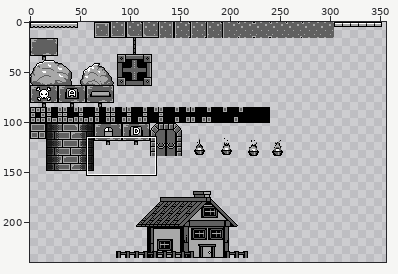
Sprite sheet: Assets/Art/Scenario/Tileset_tiles.png. The picture above shows the old version from afar; the outline marks the close-up.
Close-up. Before the commit:
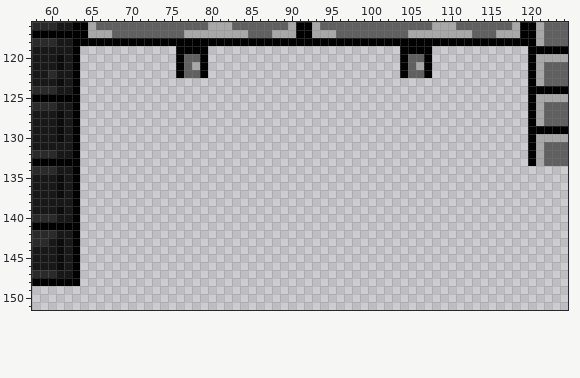
The file is 512x512 pixels. Colours within 5 levels of each other are drawn and written as one. Shown: x 58..124, y 116..151. The wide view leaves out empty margins.
After:
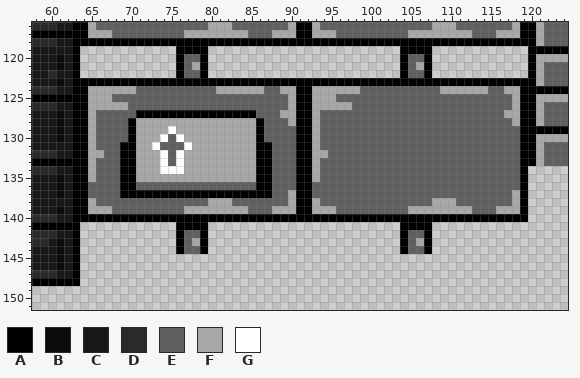
Palette (. is transparent): A #000000  B #0c0c0c  C #181818  D #2a2a2a  E #606060  F #a8a8a8  G #ffffff
Changes in this commit:
y 123: x 64..119 ........................................................ -> AAAAAAAAAAAAAAAAAAAAAAAAAAAAAAAAAAAAAAAAAAAAAAAAAAAAAAAA
y 124: x 64..119 ........................................................ -> AFFFFFFEEEEEEEEEEFFFFFFEEFFAAFFFFFFEEEEEEEEEEFFFFFFEEFFA
y 125: x 64..119 ........................................................ -> AFFFEEEEEEEEEEEEEEEEEEEEEEFAAFFFEEEEEEEEEEEEEEEEEEEEEEFA
y 126: x 64..119 ........................................................ -> AFFFFFEEEEEEEEEEEEEEEEEEEEFAAFFFFFEEEEEEEEEEEEEEEEEEEEFA
y 127: x 64..119 ........................................................ -> AFEEEEEAAAAAAAAAAAAAAAEEEFFAAFEEEEEEEEEEEEEEEEEEEEEEEFFA
y 128: x 64..119 ........................................................ -> AFEEEEAFFFFFFFFFFFFFFFAEEEFAAFEEEEEEEEEEEEEEEEEEEEEEEEFA
y 129: x 64..119 ........................................................ -> AFEEEEAFFFFGFFFFFFFFFFAEEEEAAFEEEEEEEEEEEEEEEEEEEEEEEEEA
y 130: x 64..119 ........................................................ -> AFEEEEAFFFGEGFFFFFFFFFAEEEEAAFEEEEEEEEEEEEEEEEEEEEEEEEEA
y 131: x 64..119 ........................................................ -> AFEEEAAFFGEEEGFFFFFFFFAAEEEAAFEEEEEEEEEEEEEEEEEEEEEEEEEA
y 132: x 64..119 ........................................................ -> AFFEEAAFFFGEGFFFFFFFFFAAEEEAAFFEEEEEEEEEEEEEEEEEEEEEEEEA
y 133: x 64..119 ........................................................ -> AFEEEAAFFFGEGFFFFFFFFFAAEEEAAFEEEEEEEEEEEEEEEEEEEEEEEEEA
y 134: x 64..119 ........................................................ -> AFEEEAAFFFGGGFFFFFFFFFAAEEEAAFEEEEEEEEEEEEEEEEEEEEEEEEEA
y 135: x 64..119 ........................................................ -> AFEEEAAFFFFFFFFFFFFFFFAAEEEAAFEEEEEEEEEEEEEEEEEEEEEEEEEA
y 136: x 64..119 ........................................................ -> AEEEEAAEEEEEEEEEEEEEEEAAEEEAAEEEEEEEEEEEEEEEEEEEEEEEEEEA
y 137: x 64..119 ........................................................ -> AEEEEAAAAAAAAAAAAAAAAAAAEEFAAEEEEEEEEEEEEEEEEEEEEEEEEEFA
y 138: x 64..119 ........................................................ -> AFEEEEEEEEEEEEEEFFFEEEEEEEFAAFEEEEEEEEEEEEEEFFFEEEEEEEFA
y 139: x 64..119 ........................................................ -> AFFFEEEEEEEEEFFFFFFFFEEEFFFAAFFFEEEEEEEEEFFFFFFFFEEEFFFA
y 140: x 64..119 ........................................................ -> AAAAAAAAAAAAAAAAAAAAAAAAAAAAAAAAAAAAAAAAAAAAAAAAAAAAAAAA
y 141: x 76..79 .... -> AAAA; x 104..107 .... -> AAAA
y 142: x 76..79 .... -> AEEA; x 104..107 .... -> AEEA
y 143: x 76..79 .... -> AEFA; x 104..107 .... -> AEFA
y 144: x 76..79 .... -> AEEA; x 104..107 .... -> AEEA
Pixel boxes of the changes (left, top, right, bottom) in both close-ups:
added: (80, 78, 528, 254)
